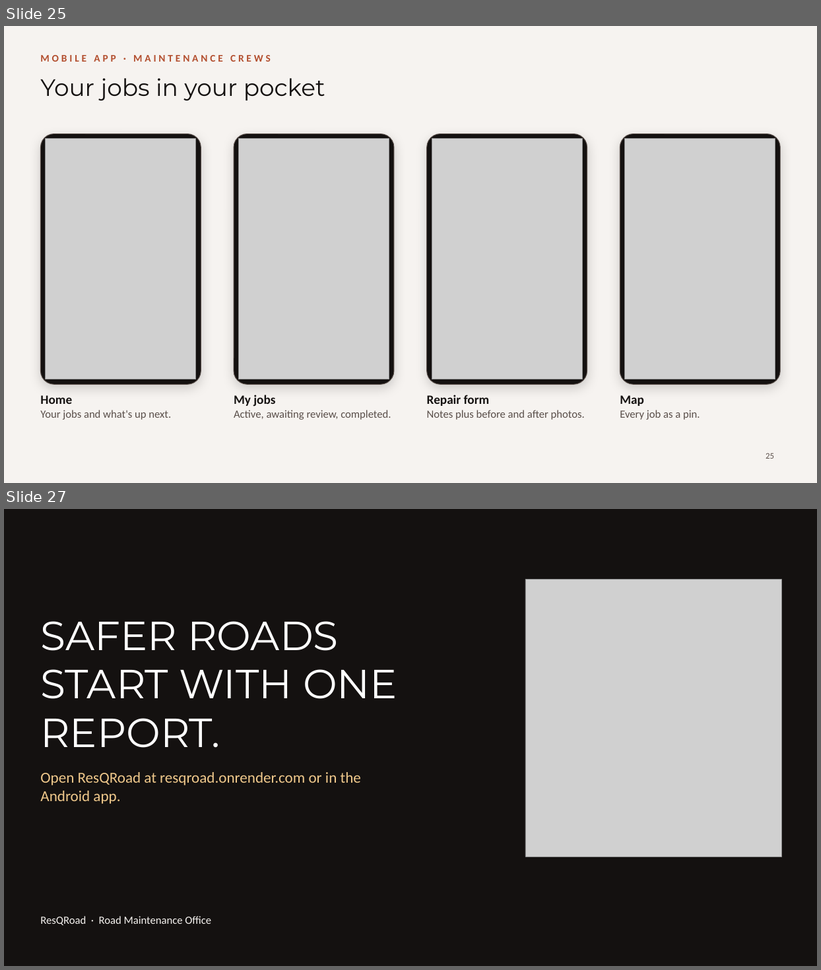
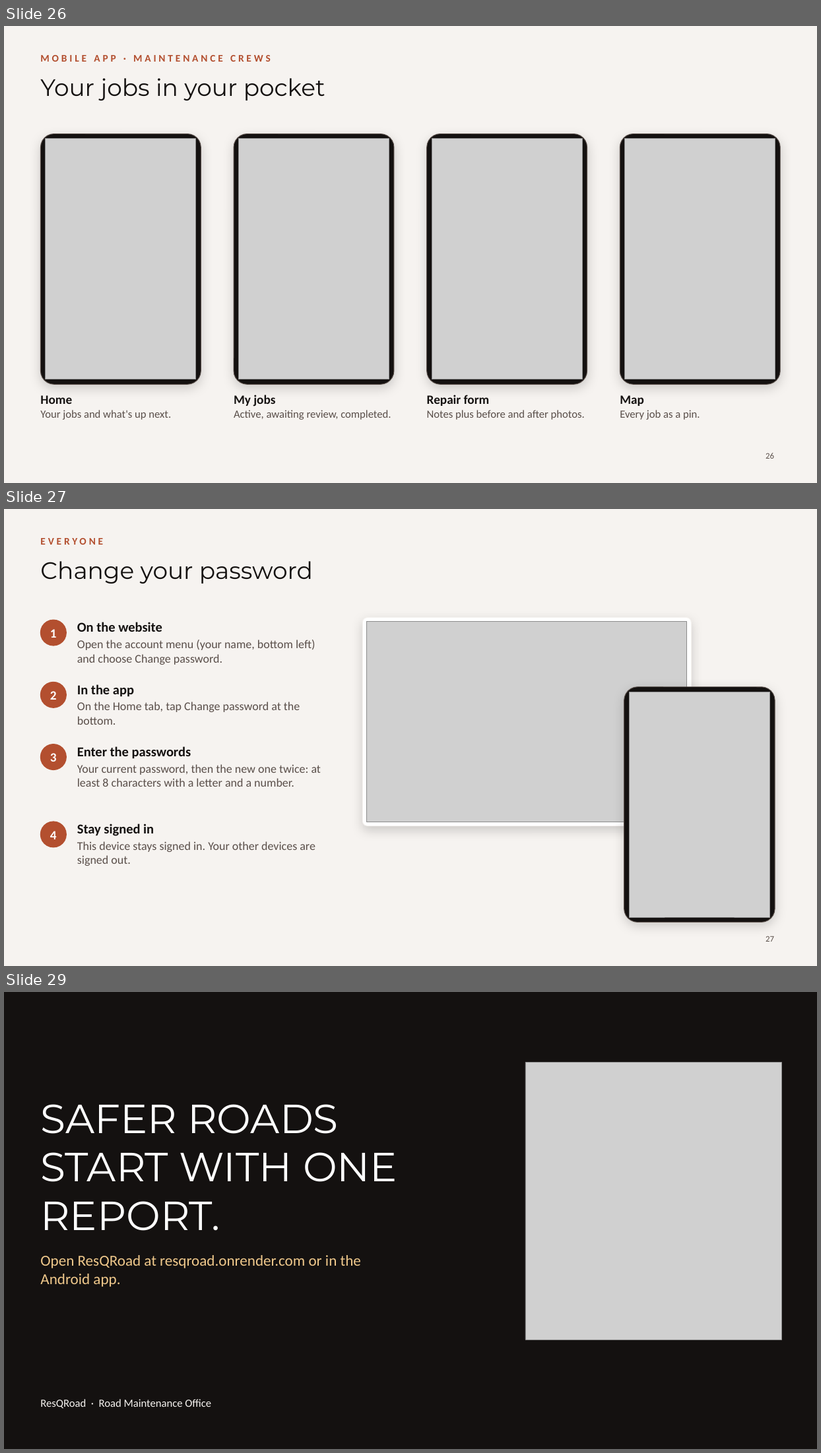
Before and after one commit to vain00143/resqroad, a slide deck: docs/ResQRoad-User-Guide.pptx. Shown one above the other, each under a label of ours: slides 25 and 27 before the commit, slides 26, 27 and 29 after it; the slides between them are not shown. The pictures are 821x970 and 821x1453 pixels, drawn with LibreOffice and Linux fonts; fonts in the diff are those of the drawing; grey boxes stand for pictures; background and template pictures are left out. Boxes give left, top, right and bottom in pixels: in the first picture for what was removed or moved away, otherwise in the second. Text is boxed around its words. In the diff, an @@ line names an element or a change of style, - is before the commit and + after.

Commit message:
User guide: password slides
Adds Change your password (website account menu and app Home tab) and, for
administrators, Reset a forgotten password. The troubleshooting slide now
answers Forgot your password, and the user management screenshot shows the
new lock button. 29 slides.

```diff
--- a/docs/ResQRoad-User-Guide.pptx
+++ b/docs/ResQRoad-User-Guide.pptx
@@ slide 27 added at [4, 509, 817, 966], background #F6F3F0 @@
@@ text added at [40, 538, 103, 545], 12 pt, text #B34F2F, bold @@
+EVERYONE
@@ title added at [40, 561, 313, 584], 28 pt, text #141110 @@
+Change your password
@@ ellipse added at [40, 620, 66, 646], fill #B34F2F, outline #B34F2F 1 pt @@
@@ text added at [77, 622, 315, 665], 14 pt, text #5A4F4A @@
+On the website
+Open the account menu (your name, bottom left) and choose Change password.
@@ rounded rectangle added at [362, 618, 692, 826], fill #FFFFFF, outline #F6F3F0 0.75 pt @@
@@ picture added at [367, 622, 687, 822] @@
@@ text added at [50, 629, 57, 638], 15 pt, text #FFFFFF, bold @@
+1
@@ ellipse added at [40, 682, 66, 708], fill #B34F2F, outline #B34F2F 1 pt @@
@@ text added at [77, 685, 300, 725], 14 pt, text #5A4F4A @@
+In the app
+On the Home tab, tap Change password at the bottom.
@@ text added at [50, 691, 57, 700], 15 pt, text #FFFFFF, bold @@
+2
@@ rounded rectangle added at [624, 687, 775, 923], fill #141110, outline #5A4F4A 0.75 pt @@
@@ picture added at [629, 692, 770, 918] @@
@@ ellipse added at [40, 745, 66, 770], fill #B34F2F, outline #B34F2F 1 pt @@
@@ text added at [50, 753, 57, 762], 15 pt, text #FFFFFF, bold @@
+3
@@ text added at [77, 747, 321, 787], 14 pt, text #5A4F4A @@
+Enter the passwords
+Your current password, then the new one twice: at least 8 characters with a letter and a number.
@@ ellipse added at [40, 822, 66, 848], fill #B34F2F, outline #B34F2F 1 pt @@
@@ text added at [77, 824, 316, 866], 14 pt, text #5A4F4A @@
+Stay signed in
+This device stays signed in. Your other devices are signed out.
@@ text added at [50, 831, 57, 840], 15 pt, text #FFFFFF, bold @@
+4
@@ page number added at [766, 936, 774, 942], 10 pt, text #5A4F4A @@
+27
@@ what was slide 25 is now slide 26 @@
@@ page number at [766, 453, 774, 459]: text changed @@
-25
+26
@@ what was slide 27 is now slide 29 @@
```
Also in this commit, not shown: 2 slides changed, 1 other slide added.
